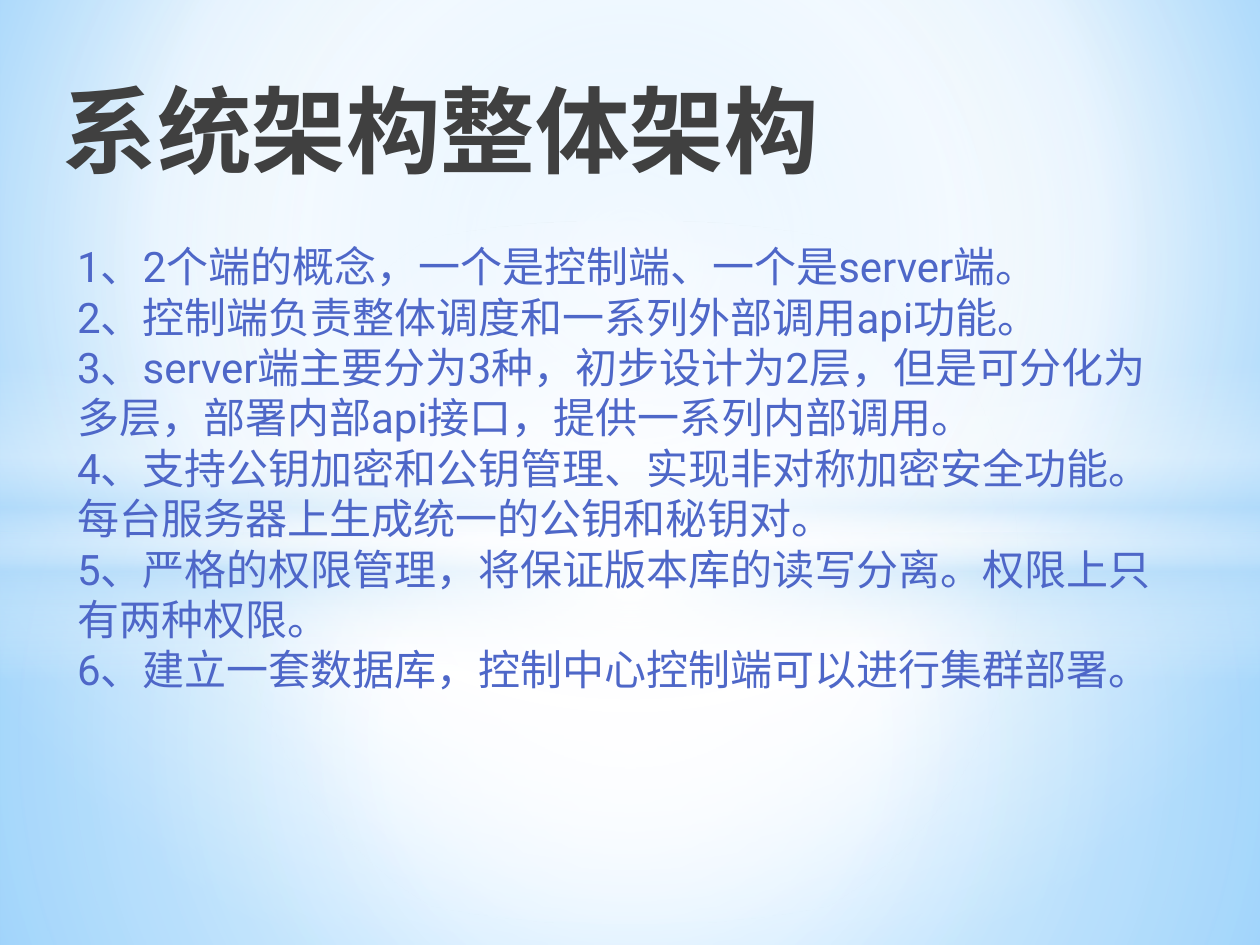
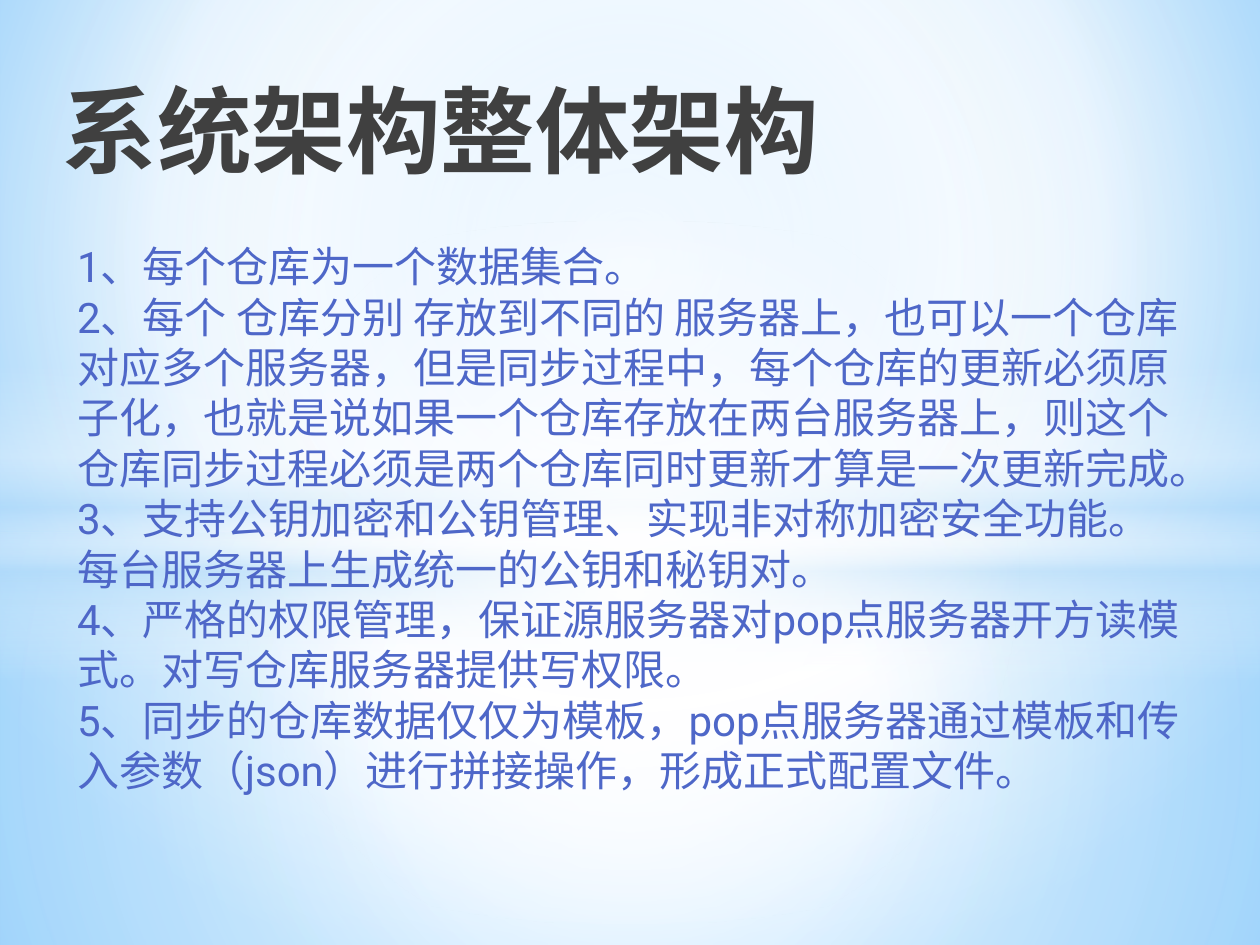
Before and after one commit to allragedbody/clasenbee, a slide deck: slide 3 of docs/Git集群配置方案.pptx. Drawn at 1260x945 pixels with LibreOffice and Linux fonts; fonts in the diff are those of the drawing. Boxes give left, top, right and bottom in pixels: in the first picture for what was removed or moved away, otherwise in the second. Text is boxed around its words. In the diff, an @@ line names an element or a change of style, - is before the commit and + after.

```diff
--- a/docs/Git集群配置方案.pptx
+++ b/docs/Git集群配置方案.pptx
@@ text at [77,246,1211,797]: text changed @@
-1、2个端的概念，一个是控制端、一个是server端。
-2、控制端负责整体调度和一系列外部调用api功能。
-3、server端主要分为3种，初步设计为2层，但是可分化为多层，部署内部api接口，提供一系列内部调用。
-4、支持公钥加密和公钥管理、实现非对称加密安全功能。每台服务器上生成统一的公钥和秘钥对。
-5、严格的权限管理，将保证版本库的读写分离。权限上只有两种权限。
-6、建立一套数据库，控制中心控制端可以进行集群部署。
+1、每个仓库为一个数据集合。
+2、每个 仓库分别 存放到不同的 服务器上，也可以一个仓库对应多个服务器，但是同步过程中，每个仓库的更新必须原子化，也就是说如果一个仓库存放在两台服务器上，则这个仓库同步过程必须是两个仓库同时更新才算是一次更新完成。
+3、支持公钥加密和公钥管理、实现非对称加密安全功能。每台服务器上生成统一的公钥和秘钥对。
+4、严格的权限管理，保证源服务器对pop点服务器开方读模式。对写仓库服务器提供写权限。
+5、同步的仓库数据仅仅为模板，pop点服务器通过模板和传入参数（json）进行拼接操作，形成正式配置文件。
```
Also in this commit, not shown: 3 other slides changed, 4 slides added, 7 slides removed.
